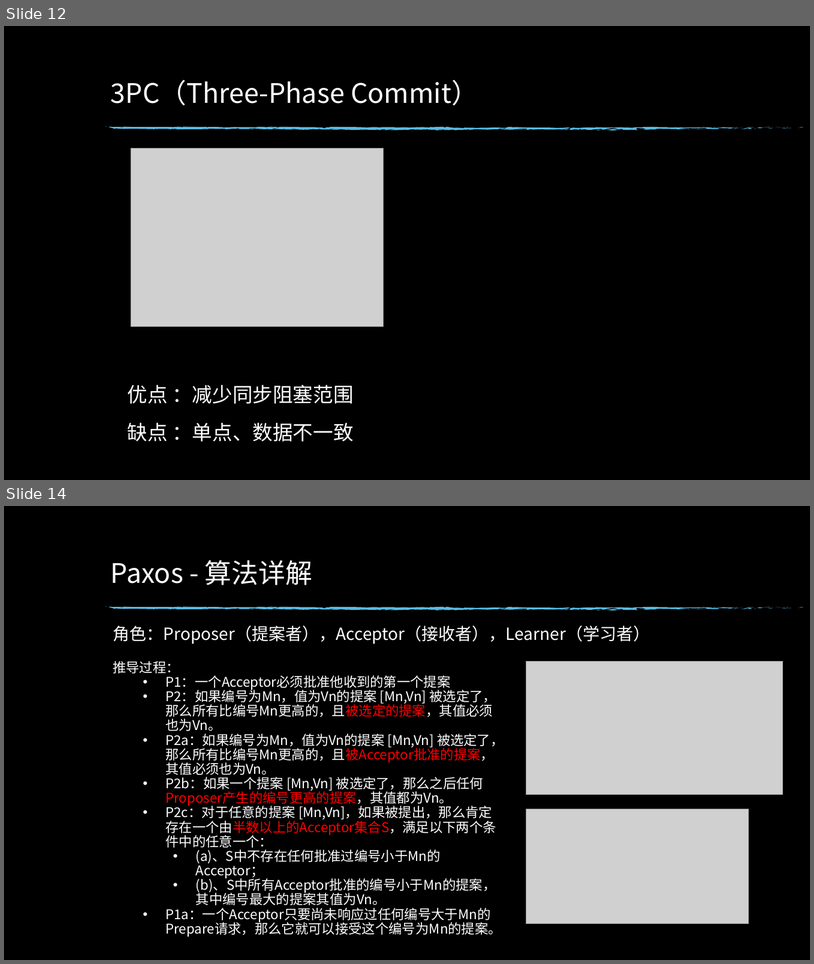
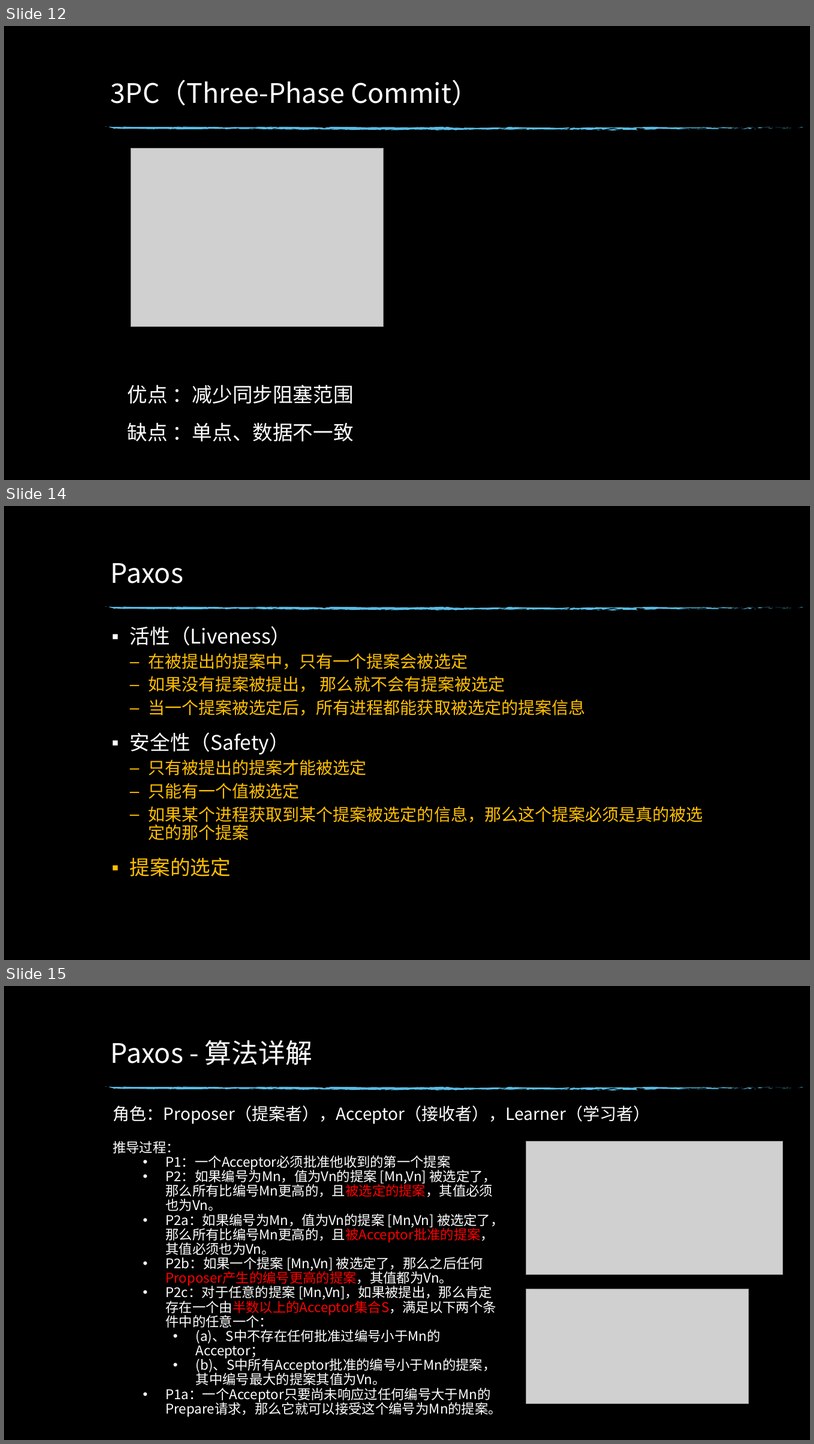
Before and after one commit to edwin1215/edwin, a slide deck: 分布式一致性原理.pptx. Shown one above the other, each under a label of ours: slides 12 and 14 before the commit, slides 12, 14 and 15 after it; the slides between them are not shown. The pictures are 814x964 and 814x1444 pixels, drawn with LibreOffice and Linux fonts; fonts in the diff are those of the drawing; grey boxes stand for pictures; background and template pictures are left out. Boxes give left, top, right and bottom in pixels: in the first picture for what was removed or moved away, otherwise in the second. Text is boxed around its words. In the diff, an @@ line names an element or a change of style, - is before the commit and + after.

```diff
--- a/分布式一致性原理.pptx
+++ b/分布式一致性原理.pptx
@@ slide 14 added at [4,506,810,960], background picture (left out); not listed: 74 template elements that a slide beside it also shows @@
@@ title added at [111,563,183,583], 32 pt, text #FFFFFF @@
+Paxos
@@ text added at [130,626,704,876], 20 pt, text #FFC000 @@
+▪ 活性（Liveness）
+  – 在被提出的提案中，只有一个提案会被选定
+  – 如果没有提案被提出， 那么就不会有提案被选定
+  – 当一个提案被选定后，所有进程都能获取被选定的提案信息
+▪ 安全性（Safety）
+  – 只有被提出的提案才能被选定
+  – 只能有一个值被选定
+  – 如果某个进程获取到某个提案被选定的信息，那么这个提案必须是真的被选定的那个提案
+▪ 提案的选定
@@ what was slide 14 is now slide 15 @@
```
Also in this commit, not shown: 3 slides changed.
